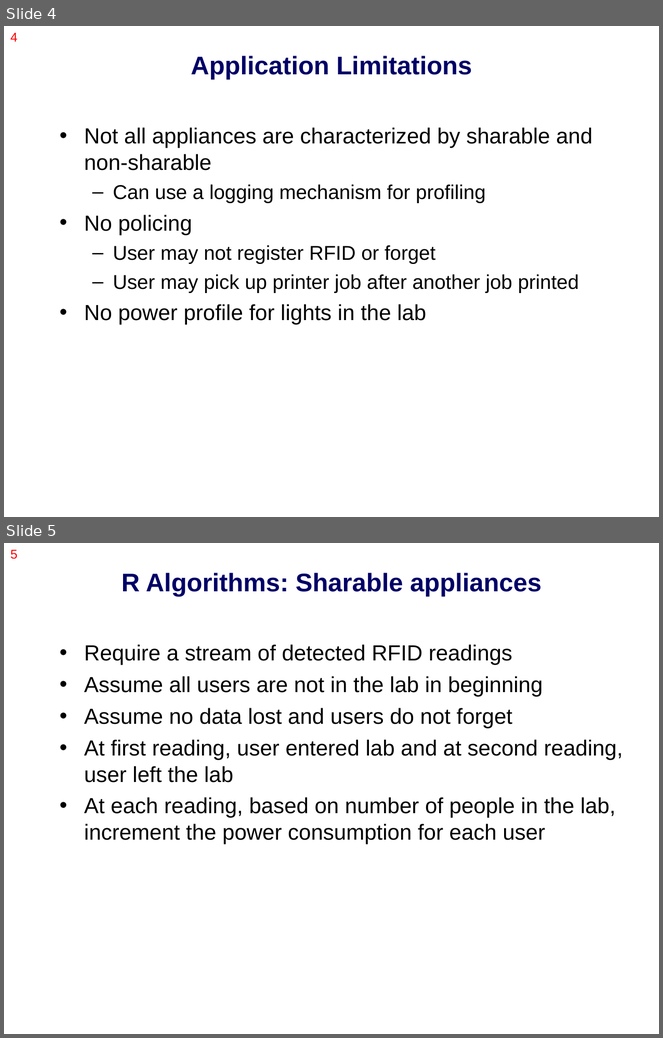
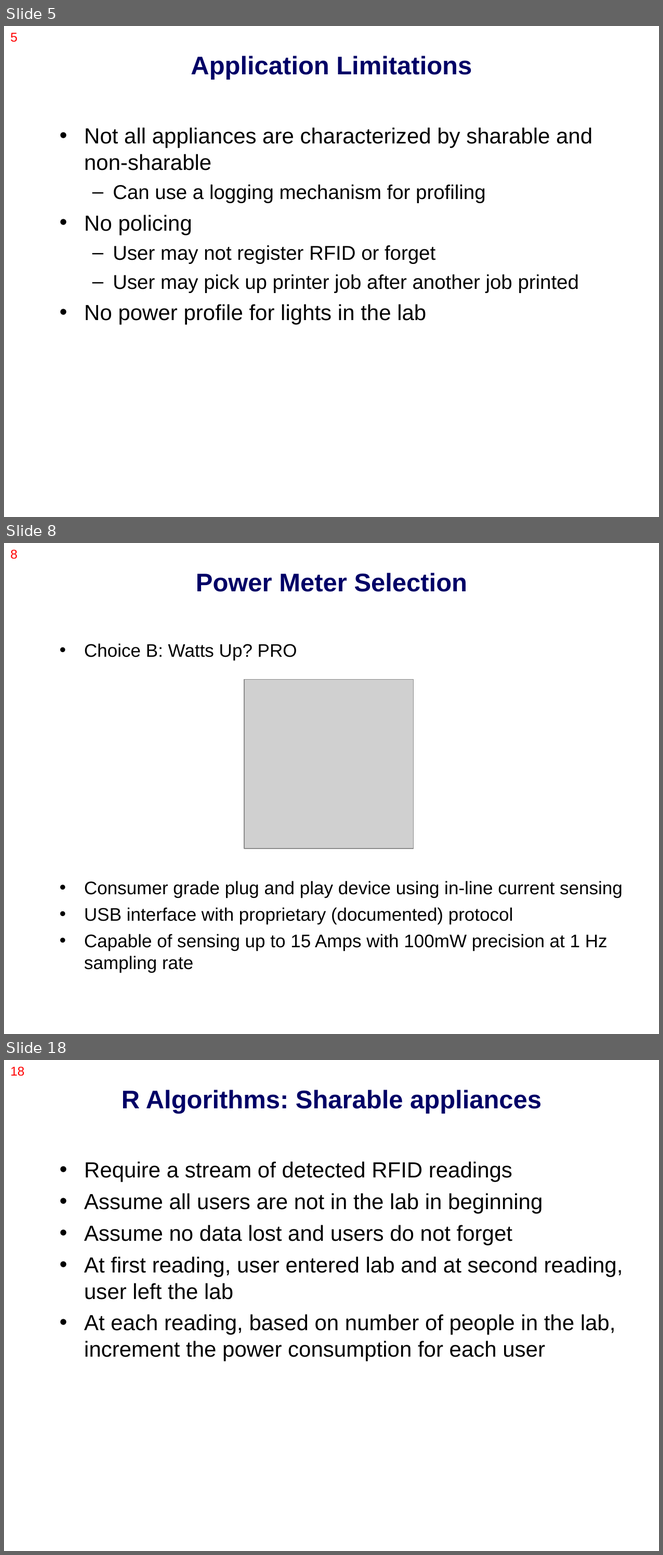
Before and after one commit to nesl/splt, a slide deck: docs/presentation/class_project.ppt. Shown one above the other, each under a label of ours: slides 4 and 5 before the commit, slides 5, 8 and 18 after it; the slides between them are not shown. The pictures are 663x1038 and 663x1555 pixels, drawn with LibreOffice and Linux fonts; fonts in the diff are those of the drawing; grey boxes stand for pictures. Boxes give left, top, right and bottom in pixels: in the first picture for what was removed or moved away, otherwise in the second. Text is boxed around its words. In the diff, an @@ line names an element or a change of style, - is before the commit and + after.

```diff
--- a/docs/presentation/class_project.ppt
+++ b/docs/presentation/class_project.ppt
@@ slide 8 added at [4,543,659,1034], background #FFFFFF @@
@@ page number added at [10,550,18,559], 14 pt, text #FF0000 @@
+8
@@ title added at [196,573,468,592], 28 pt, text #000066, bold @@
+Power Meter Selection
@@ text added at [84,643,623,973], 20 pt, text #000000 @@
+• Choice B: Watts Up? PRO
+• Consumer grade plug and play device using in-line current sensing
+• USB interface with proprietary (documented) protocol
+• Capable of sensing up to 15 Amps with 100mW precision at 1 Hz sampling rate
@@ picture added at [244,679,414,848] @@
@@ what was slide 4 is now slide 5 @@
@@ page number at [10,33,18,42]: text changed @@
-4
+5
@@ what was slide 5 is now slide 18 @@
@@ page number at [10,1067,24,1076]: text changed @@
-5
+18
```
Also in this commit, not shown: 17 other slides added.
